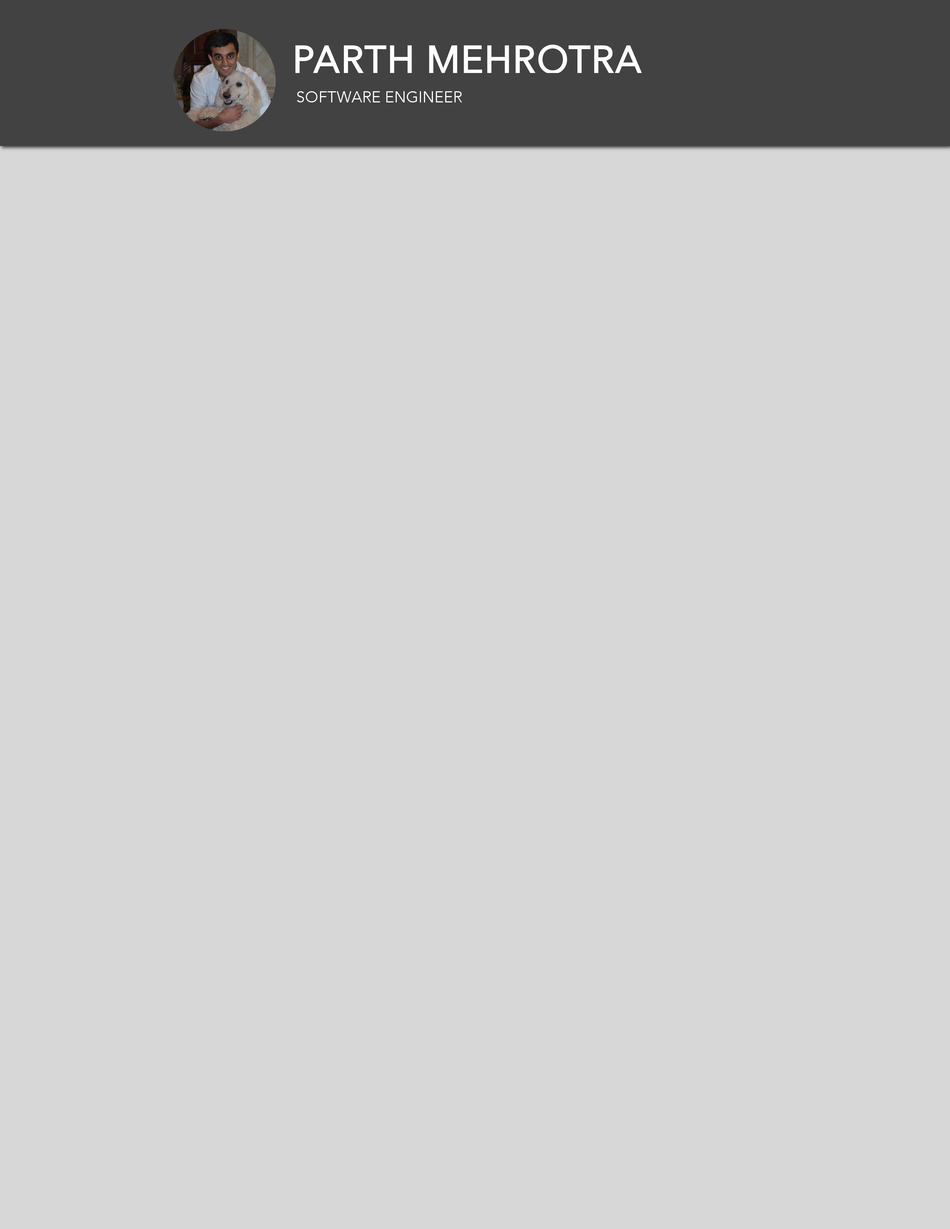
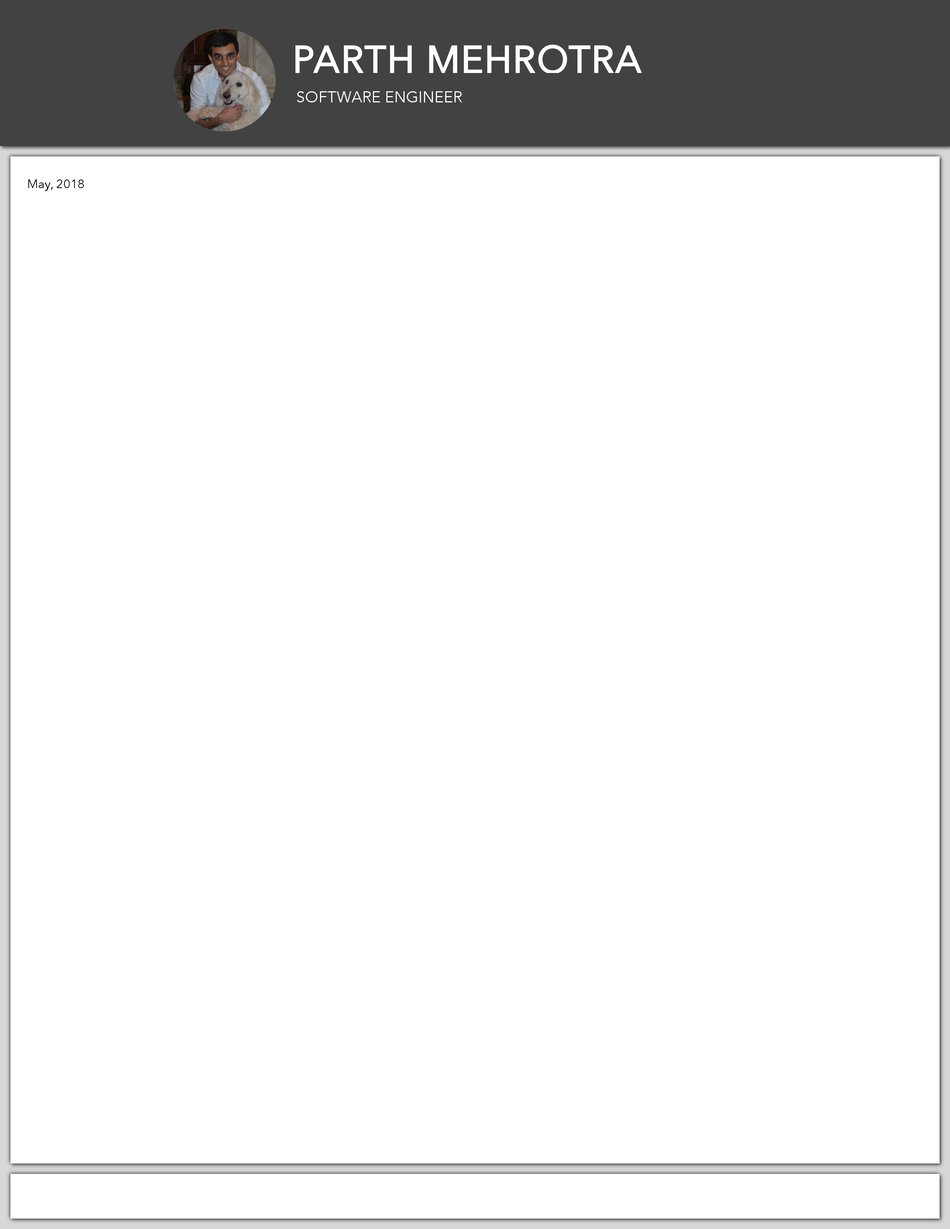
The second 950×1229 image is a revision of the first. Changes to its layers:
added layer "May, 2018" above "Layer" over left=28, top=179, right=84, bottom=192
added layer "Drop Shadow #1" (60%) above "Drop Shadow #2" over left=7, top=153, right=945, bottom=1171
added layer "Drop Shadow #2" (60%) above "Drop Shadow #3" over left=5, top=151, right=944, bottom=1168
added layer "Drop Shadow #3" (60%) above "Drop Shadow #4" over left=5, top=1168, right=944, bottom=1223
added layer "Drop Shadow #4" (60%) above "Structure" over left=7, top=1170, right=945, bottom=1225
renamed "Header" to "Structure", painted on it over left=5, top=151, right=945, bottom=1219
